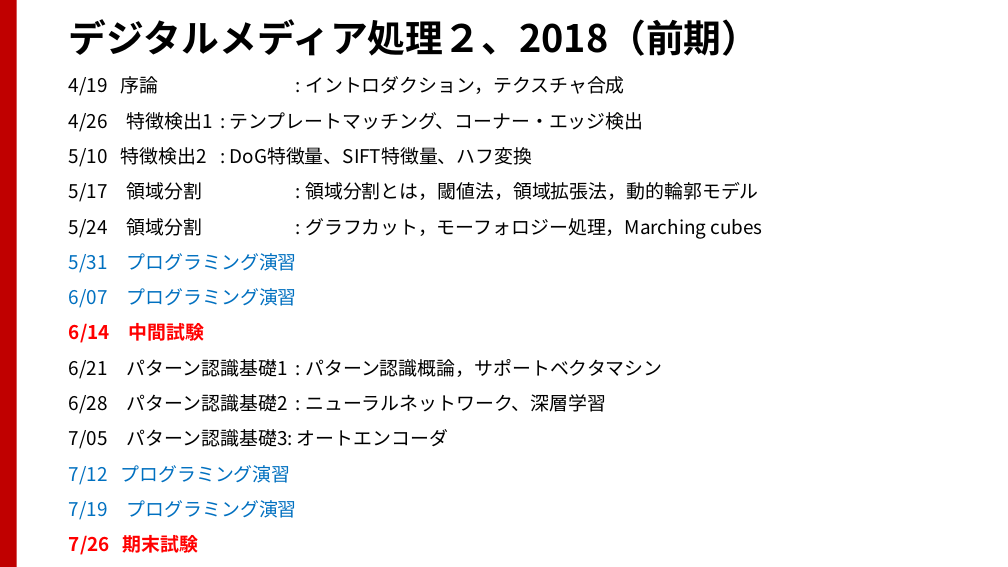
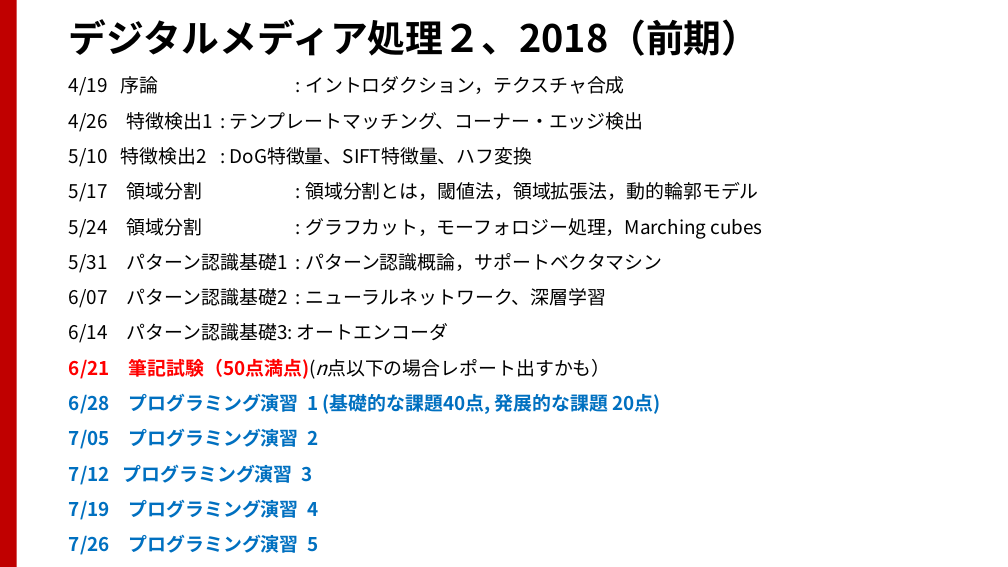
Before and after one commit to TakashiIjiri/TakashiIjiri.github.io, a slide deck: slide 2 of classes/dm2018_2/dm2_2.pptx. Drawn at 1008x567 pixels with LibreOffice and Linux fonts; fonts in the diff are those of the drawing. Boxes give left, top, right and bottom in pixels: in the first picture for what was removed or moved away, otherwise in the second. Text is boxed around its words. In the diff, an @@ line names an element or a change of style, - is before the commit and + after.

```diff
--- a/classes/dm2018_2/dm2_2.pptx
+++ b/classes/dm2018_2/dm2_2.pptx
@@ text at box(69, 253, 662, 555): text changed; bold on @@
-5/31 プログラミング演習
-6/07 プログラミング演習
-6/14 中間試験
-6/21 パターン認識基礎1 : パターン認識概論，サポートベクタマシン
-6/28 パターン認識基礎2 : ニューラルネットワーク、深層学習
-7/05 パターン認識基礎3: オートエンコーダ
-7/12 プログラミング演習
-7/19 プログラミング演習
-7/26 期末試験
+5/31 パターン認識基礎1 : パターン認識概論，サポートベクタマシン
+6/07 パターン認識基礎2 : ニューラルネットワーク、深層学習
+6/14 パターン認識基礎3: オートエンコーダ
+6/21 筆記試験（50点満点)(n点以下の場合レポート出すかも）
+6/28 プログラミング演習 1 (基礎的な課題40点, 発展的な課題 20点)
+7/05 プログラミング演習 2
+7/12 プログラミング演習 3
+7/19 プログラミング演習 4
+7/26 プログラミング演習 5
```
Also in this commit, not shown: 14 other files.
